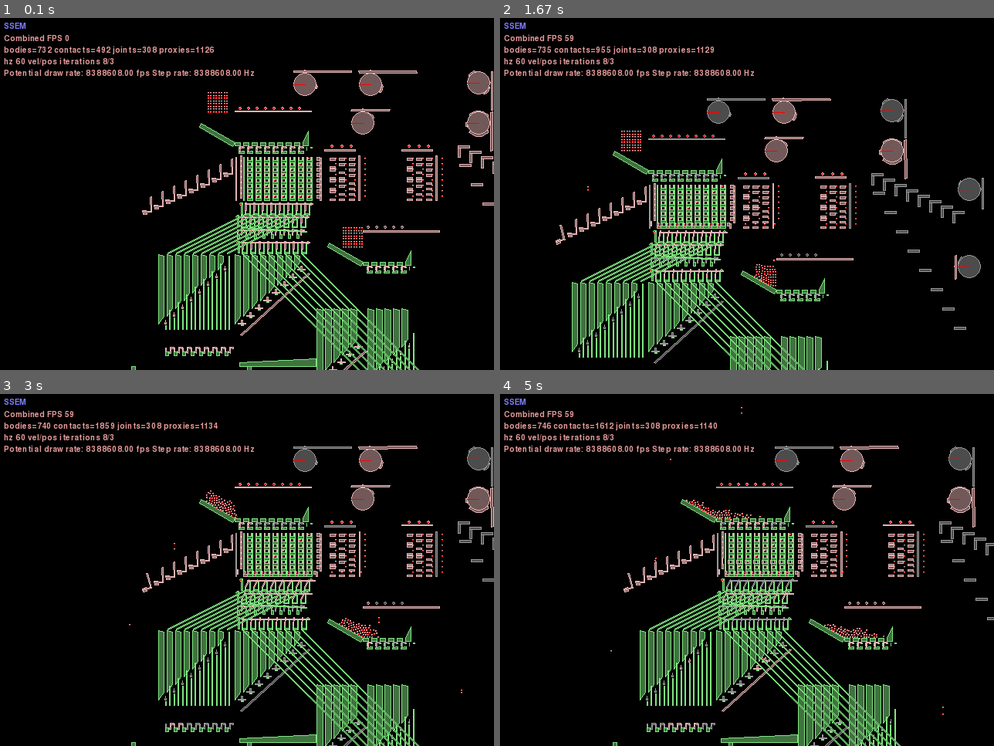
Above: before the commit, frames 1-4 (two rows, left to right).
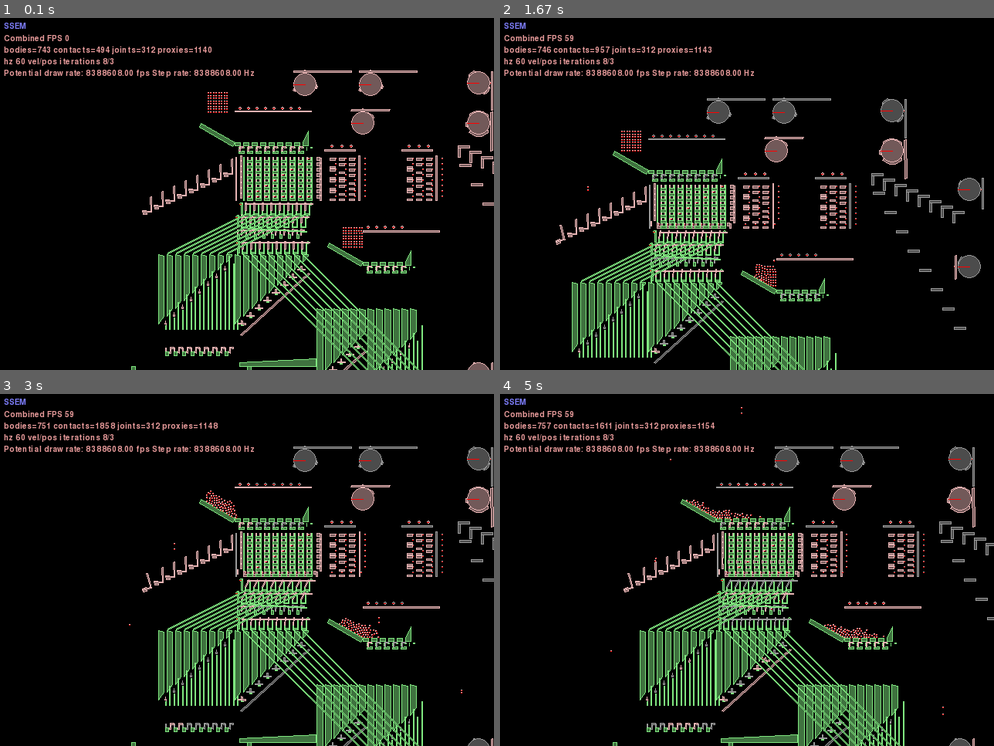
Above: after the commit, the same moments.

Repository: jmacarthur/box2d-ssem
Game: pygame game, started from main.py
Two runs of this game, one before a commit and one after it. Both use one fixed random seed, a clock stepped at 60 frames per second and the inputs below.
Inputs (mouse positions are in pixels of both pictures, inside the frame that each line leads up to):
- Up to frame 1 (0.1 s): no input
- Up to frame 2 (1.67 s): hold Right 0.33-0.8 s; move the mouse to (727, 201) at 0.37 s; hold Up 0.83-1.13 s; move the mouse to (747, 208) at 0.87 s; tap Space at 0.9, 1.23, 1.53 s; hold Right 1.17-1.63 s; move the mouse to (628, 186) at 1.2 s
- Up to frame 3 (3 s): hold Left 1.67-2.2 s; move the mouse to (296, 643) at 1.7 s; tap Space at 1.73, 2.03, 2.3, 2.63, 2.93 s; hold Down 2.23-2.53 s; move the mouse to (93, 647) at 2.27 s; hold Left 2.57-2.97 s; move the mouse to (429, 689) at 2.6 s
- Up to frame 4 (5 s): hold Up 3-3.37 s; move the mouse to (806, 594) at 3.03 s; tap Space at 3.07, 3.47, 3.77, 4.13, 4.53, 4.83 s; hold Right 3.4-4.03 s; move the mouse to (756, 436) at 3.43 s; hold Down 4.07-4.43 s; move the mouse to (628, 489) at 4.1 s; hold Left 4.47-4.93 s; move the mouse to (722, 658) at 4.5 s; hold Right from 4.97 s (still down)

The runs differ from the first frame. In frame 1, 0.8% of the frame differs, in the area x 8-100%, y 7-100%; in frame 2, 1.1%; in frame 3, 1.1%; in frame 4, 1.2%, in the area x 8-97%, y 7-100%.

Commit message:
Connect sender ejector to cam

Diff:
--- a/main.py
+++ b/main.py
@@ -163,10 +163,10 @@
 	                                   anchorA=(xpos, ypos+5),
 	                                   anchorB=(xpos+output_offset_x,ypos+5),
 	                                   collideConnected=False)
+        for c in range(0,lines+1):
             # Large static bits that form input channels
             self.add_static_polygon([ (0,0), (pitch-7,-5), (pitch-7,-sub_y_pitch*(8-c)), (0,-sub_y_pitch*(8-c)-sub_y_pitch) ],
                                     xpos+c*pitch-pitch+3.5, ypos+pitch+9)
-
             # More top-side channels, but for the output
             self.add_static_polygon([ (0,0), (pitch-7,-5), (pitch-7,-sub_y_pitch*(8-c)), (0,-sub_y_pitch*(8-c)-sub_y_pitch) ],
                                     xpos+c*pitch-pitch+3.5+output_offset_x, ypos+pitch+9)
@@ -428,7 +428,8 @@
 
         crank = self.crank_left_up(xpos-30, ypos-20, attachment_body)
         self.distance_joint(crank, blocker_set, crank.attachment_point, (xpos+10,ypos))
-
+        blocker_set.attachment_point=(xpos+c*pitch,ypos+7)
+        return blocker_set
     # Interface functions to PyBox2D
 
     def distance_joint(self, bodyA, bodyB, posA=None, posB=None):
@@ -694,7 +695,7 @@
         self.add_instruction_cranks(groundBody, 550, 140)
 
         #self.ball_bearing_lift(-200,-400,groundBody)
-        self.memory_sender(325+17,-500, groundBody)
+        sender_eject = self.memory_sender(325+17,-500, groundBody)
         self.connect_memory()
         print("Scale is {}".format(self.scale))
 
@@ -705,7 +706,7 @@
         self.distance_joint(follower_body, pc_injector_raiser)
 
         # Cam 2: Main memory selector lifter
-        follower_body = self.add_cam(150,300, groundBody, 150, bumps=[(0.25,0.04)])
+        follower_body = self.add_cam(150,300, groundBody, 150, bumps=[(0.25,0.04), (0.65, 0.04)])
         print("Attachemnt point on cam is {}".format(follower_body.attachment_point))
         self.distance_joint(follower_body, memory_selector_holdoff)
 
@@ -726,10 +727,15 @@
         self.distance_joint(follower_body, diverter_3)
 
         # Cam 7: Instruction selector holdoff
-        follower_body = self.add_cam(320,300, groundBody, 150, bumps=[(0.25,0.1)], axis_offset=-1)
+        follower_body = self.add_cam(320, 300, groundBody, 150, bumps=[(0.25,0.04),(0.65,0.04)])
         self.distance_joint(follower_body, instruction_selector_holdoff)
 
-
+        # Cam 8: Sender eject Note timing hazard. We cannot raise
+        # selector and eject until regenerated data is written back,
+        # so we delay for a few seconds here.  If gravity or timing
+        # changes, expect this to break.
+        follower_body = self.add_cam(600, -450, groundBody, 60, bumps=[(0.67,0.04)], horizontal=True)
+        self.distance_joint(follower_body, sender_eject)
 
         self.set_initial_memory()
 
